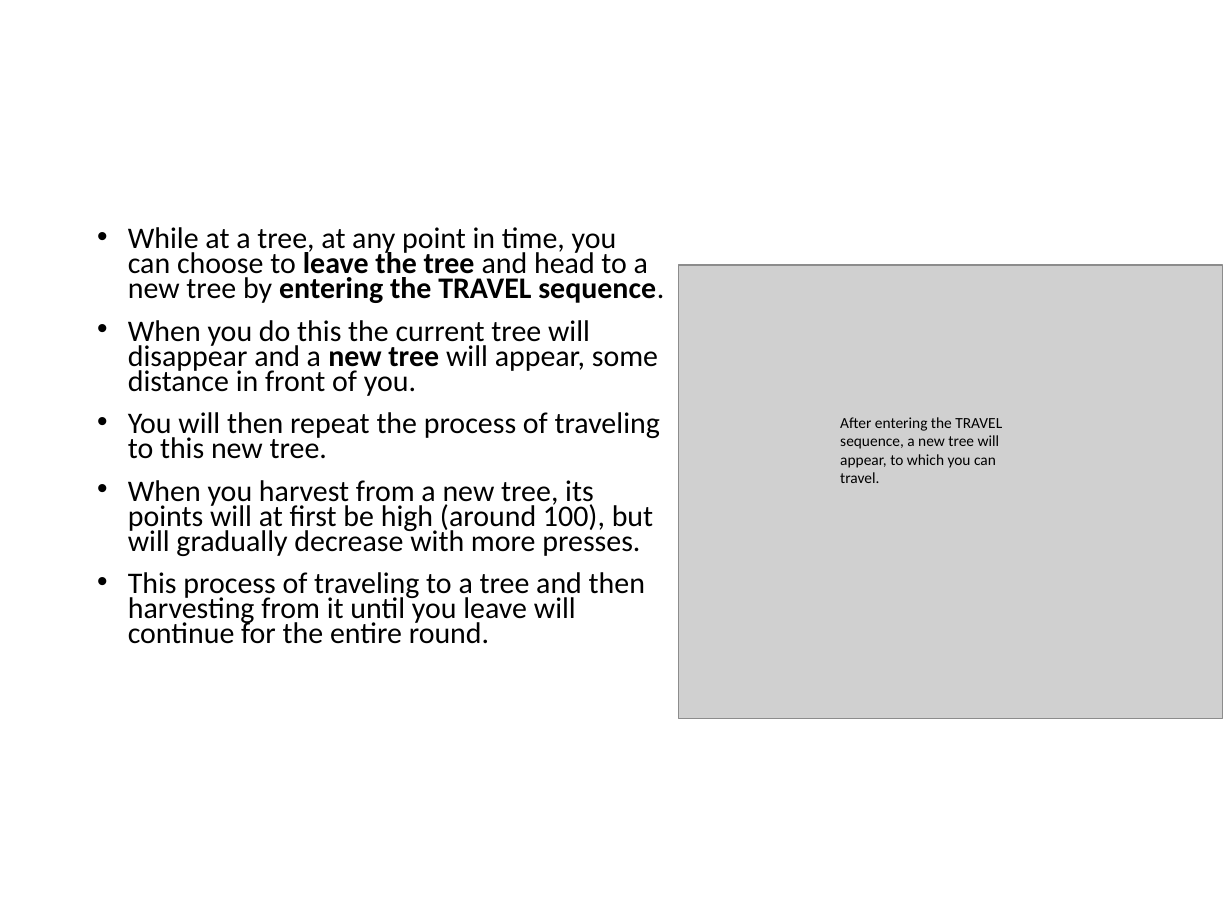
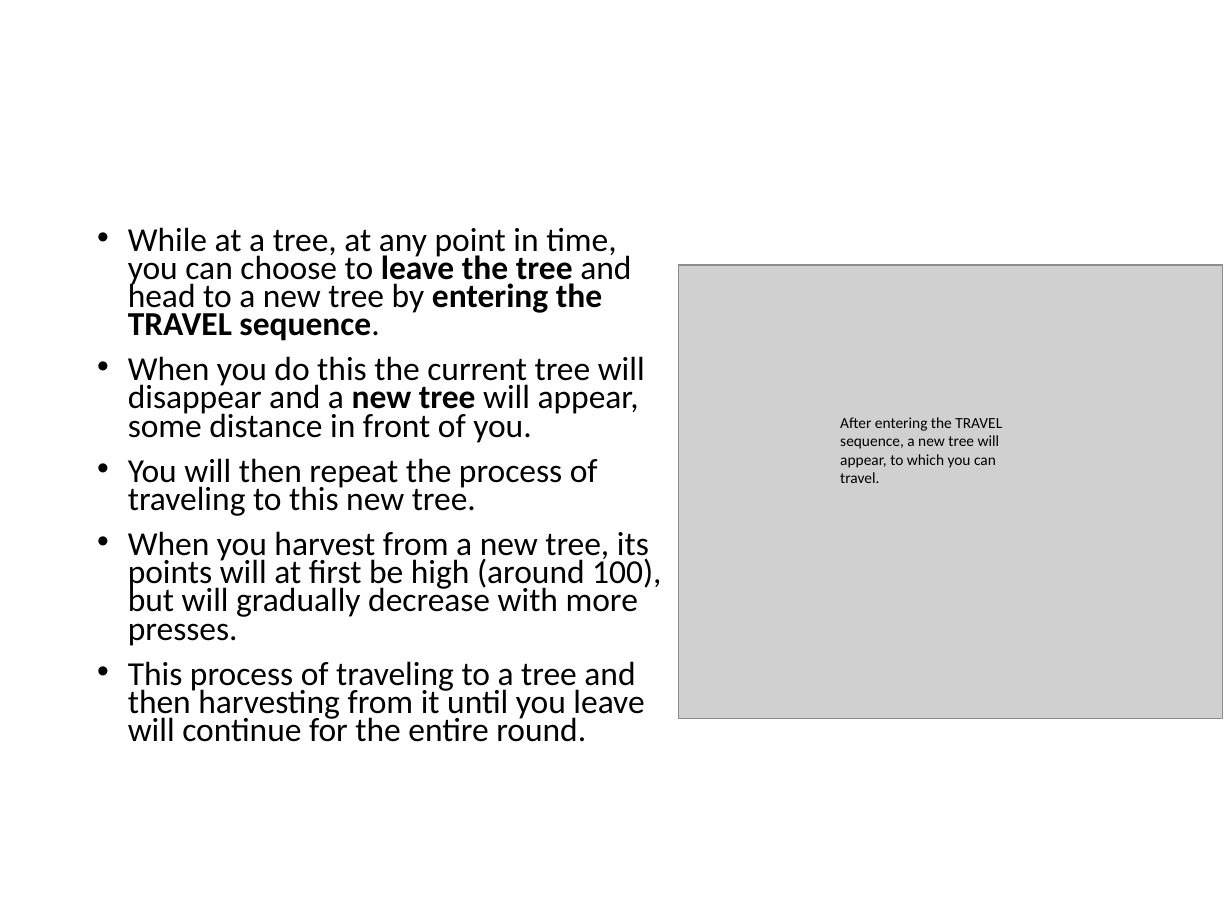
Before and after one commit to evanrussek/forage_jsp, a slide deck: slide 5 of public/ver_2/Stimuli/forage_instructions.pptx. Drawn at 1232x924 pixels with LibreOffice and Linux fonts; fonts in the diff are those of the drawing; grey boxes stand for pictures. Boxes give left, top, right and bottom in pixels: in the first picture for what was removed or moved away, otherwise in the second. Text is boxed around its words. In the diff, an @@ line names an element or a change of style, - is before the commit and + after.

```diff
--- a/public/ver_2/Stimuli/forage_instructions.pptx
+++ b/public/ver_2/Stimuli/forage_instructions.pptx
@@ text "While at a tree, at ..." at (x1=128, y1=227, x2=661, y2=742): size 17.5 to 19.6 pt @@
```
Also in this commit, not shown: 7 other slides changed, 52 other files.
